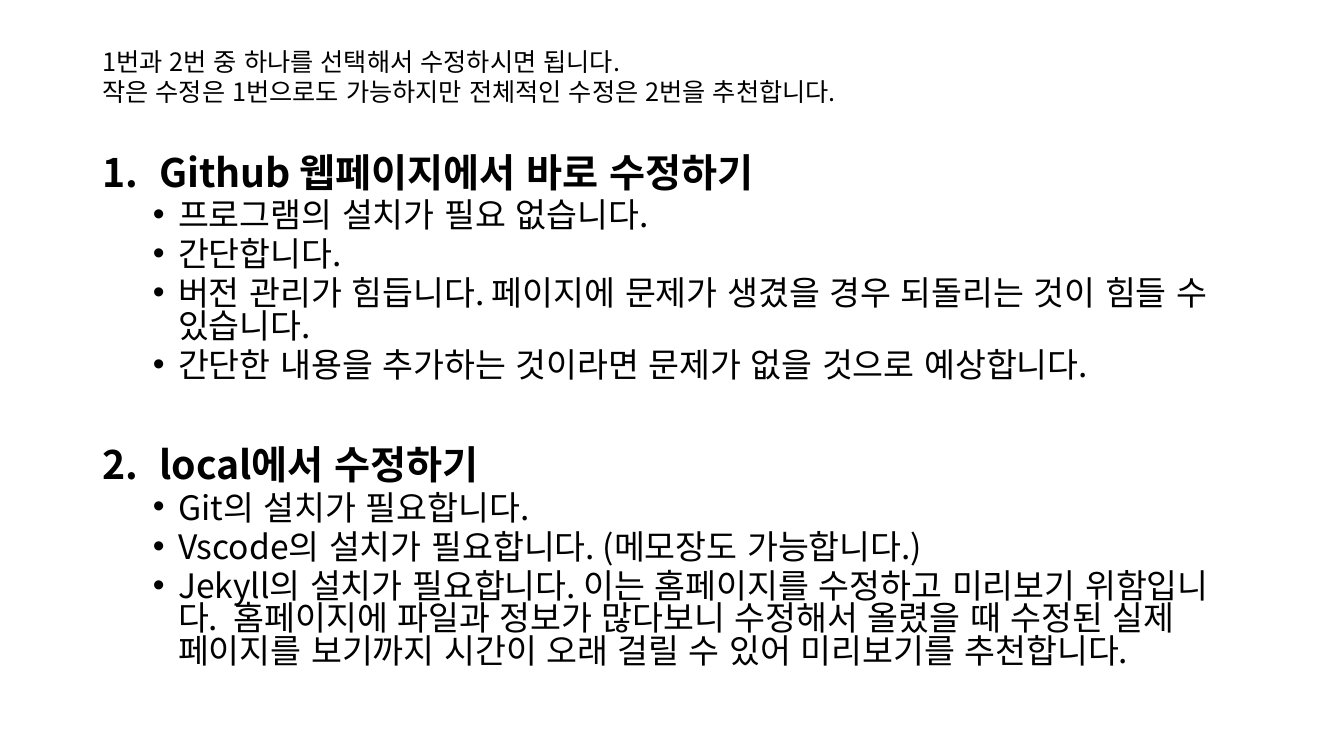
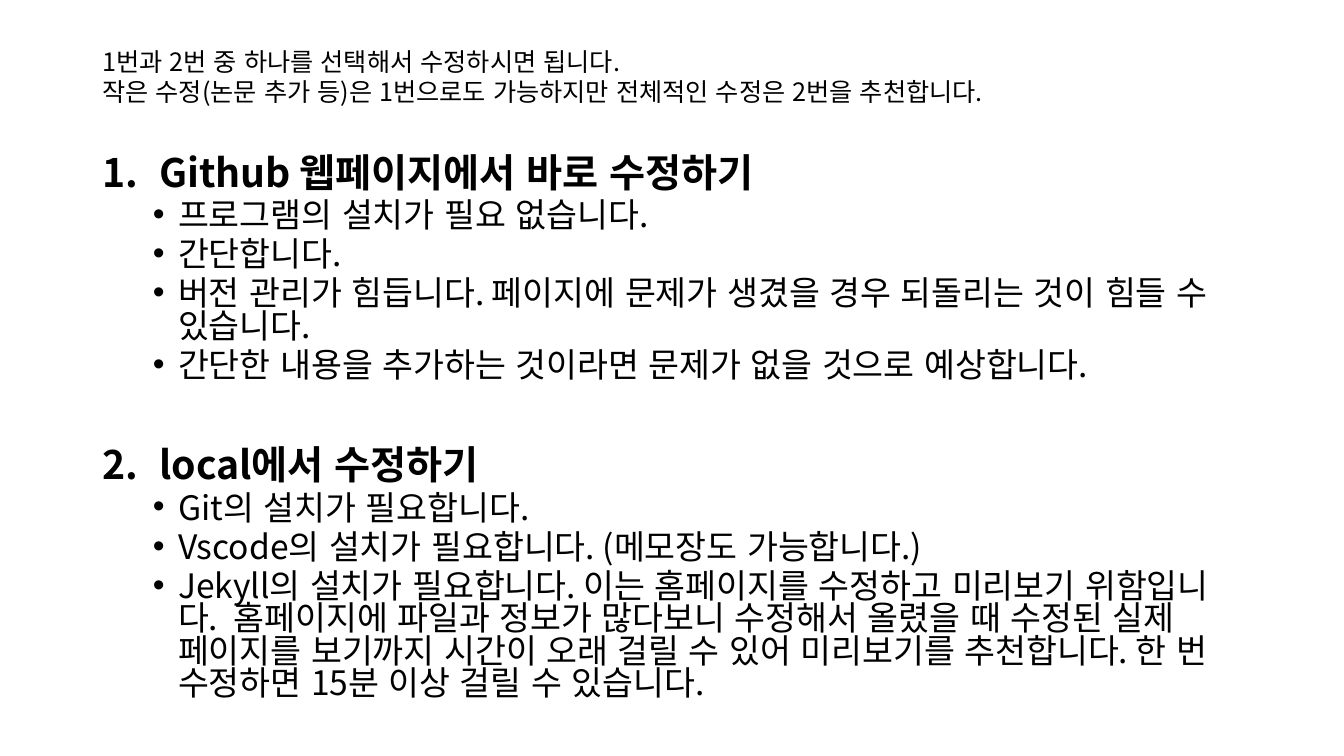
Before and after one commit to SNU-BDA-Lab/SNU-BDA-Lab.github.io, a slide deck: slide 2 of How_To_Use_Github_pages.pptx. Drawn at 1344x756 pixels with LibreOffice and Linux fonts; fonts in the diff are those of the drawing. Boxes give left, top, right and bottom in pixels: in the first picture for what was removed or moved away, otherwise in the second. Text is boxed around its words. In the diff, an @@ line names an element or a change of style, - is before the commit and + after.

```diff
--- a/How_To_Use_Github_pages.pptx
+++ b/How_To_Use_Github_pages.pptx
@@ text at [102,80,983,106]: text changed @@
-작은 수정은 1번으로도 가능하지만 전체적인 수정은 2번을 추천합니다.
+작은 수정(논문 추가 등)은 1번으로도 가능하지만 전체적인 수정은 2번을 추천합니다.
@@ text at [178,564,1209,698]: text changed @@
-  • Jekyll의 설치가 필요합니다. 이는 홈페이지를 수정하고 미리보기 위함입니다. 홈페이지에 파일과 정보가 많다보니 수정해서 올렸을 때 수정된 실제 페이지를 보기까지 시간이 오래 걸릴 수 있어 미리보기를 추천합니다.
+  • Jekyll의 설치가 필요합니다. 이는 홈페이지를 수정하고 미리보기 위함입니다. 홈페이지에 파일과 정보가 많다보니 수정해서 올렸을 때 수정된 실제 페이지를 보기까지 시간이 오래 걸릴 수 있어 미리보기를 추천합니다. 한 번 수정하면 15분 이상 걸릴 수 있습니다.
```
Also in this commit, not shown: 1 other slide changed, 7 slides added, 1 slide removed, 1 other file.
